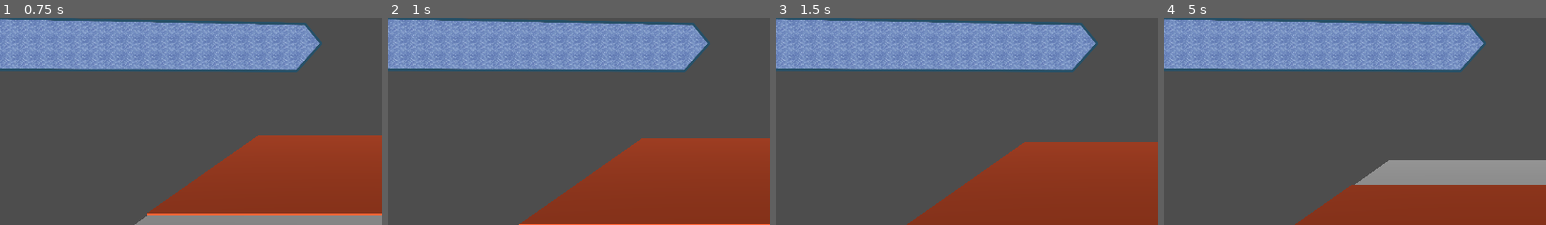
Above: before the commit, frames 1-4 (left to right).
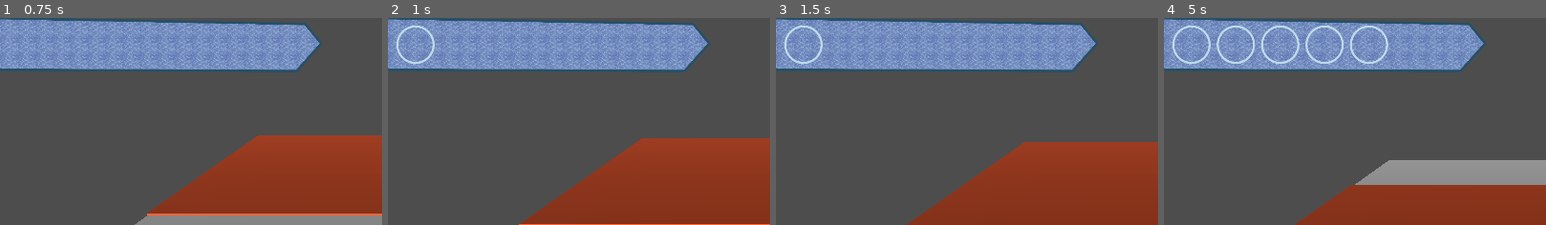
Above: after the commit, the same moments.

Repository: MedusaTea/signal-run
Game: Godot game, scene res://scenes/main.tscn
The game is run twice, just before and just after one commit, with the same random seed, the same clock (stepped at 60 frames per second) and the same inputs.
Inputs:
- Up to frame 1 (0.75 s): no input
- Up to frame 2 (1 s): no input
- Up to frame 3 (1.5 s): no input
- Up to frame 4 (5 s): no input
The pictures show only the part of the screen within x 5-55%, y 2-52%; the shares and areas given below are measured in that part.

Frame 1 is identical in both runs. In frame 2, 0.3% of the frame differs, in the area x 2-13%, y 3-23%; in frame 3, 0.3%; in frame 4, 1.6%, in the area x 2-59%, y 3-23%.

Commit message:
orb container images spawning on a timer

Diff:
--- a/scenes/main.tscn
+++ b/scenes/main.tscn
@@ -2,12 +2,14 @@
 
 [ext_resource type="PackedScene" uid="uid://riqpxrrct3c2" path="res://scenes/character.tscn" id="1_0wfyh"]
 [ext_resource type="PackedScene" uid="uid://0gf2o6l5kwjf" path="res://scenes/terrain_test.tscn" id="1_o5qli"]
+[ext_resource type="Script" uid="uid://du6uvjdbu4ksr" path="res://scripts/global.gd" id="1_o6xl0"]
 [ext_resource type="PackedScene" uid="uid://bbxvidfmvddeb" path="res://scenes/floor.tscn" id="2_sugp2"]
 [ext_resource type="Theme" uid="uid://mk4nu7dkl8b2" path="res://themes/default.tres" id="4_jyhfs"]
 [ext_resource type="Script" uid="uid://70teesn04f45" path="res://scripts/fps.gd" id="5_tefeu"]
 [ext_resource type="Texture2D" uid="uid://smha1e5gs08h" path="res://assets/queue-bar.png" id="6_tefeu"]
 
-[node name="Root3D" type="Node" unique_id=2065148067]
+[node name="Root" type="Node" unique_id=2065148067]
+script = ExtResource("1_o6xl0")
 
 [node name="Node3D" type="Node3D" parent="." unique_id=1465708405]
 
@@ -49,3 +51,16 @@
 offset_right = 935.0
 offset_bottom = 164.0
 texture = ExtResource("6_tefeu")
+
+[node name="Orbs" type="Control" parent="Control/QueueBar" unique_id=700731614]
+layout_mode = 1
+anchors_preset = 15
+anchor_right = 1.0
+anchor_bottom = 1.0
+grow_horizontal = 2
+grow_vertical = 2
+
+[node name="Timer" type="Timer" parent="." unique_id=1831977328]
+autostart = true
+
+[connection signal="timeout" from="Timer" to="." method="_on_timer_timeout"]
--- /dev/null
+++ b/scenes/orb.tscn
@@ -0,0 +1,12 @@
+[gd_scene format=3 uid="uid://r32iv35dbh1p"]
+
+[ext_resource type="Texture2D" uid="uid://dcik3ar8t0u8e" path="res://assets/orb-border.png" id="1_ktqa0"]
+
+[node name="AspectRatioContainer" type="AspectRatioContainer" unique_id=755513043]
+offset_right = 101.326
+offset_bottom = 105.0
+
+[node name="TextureRect" type="TextureRect" parent="." unique_id=846135846]
+layout_mode = 2
+texture = ExtResource("1_ktqa0")
+expand_mode = 1
--- /dev/null
+++ b/scripts/global.gd
@@ -0,0 +1,19 @@
+extends Node
+
+@onready var RootNode = get_node('/root/Root')
+@onready var OrbsControl = get_node('/root/Root/Control/QueueBar/Orbs')
+
+@onready var orbScene = preload("res://scenes/orb.tscn")
+
+@export var orbOffset = 115
+@export var orbTopOffset = 20
+
+func _process(delta: float) -> void:
+	pass
+
+func _on_timer_timeout() -> void:
+	var orbCount = OrbsControl.get_child_count()
+
+	var orb = orbScene.instantiate()
+	OrbsControl.add_child(orb)
+	orb.position = Vector2(100 + orbCount * orbOffset, orbTopOffset)
Binary file added: assets/orb-border.png
Not shown, added: assets/orb-border.png.import
Not shown, added: scripts/global.gd.uid
